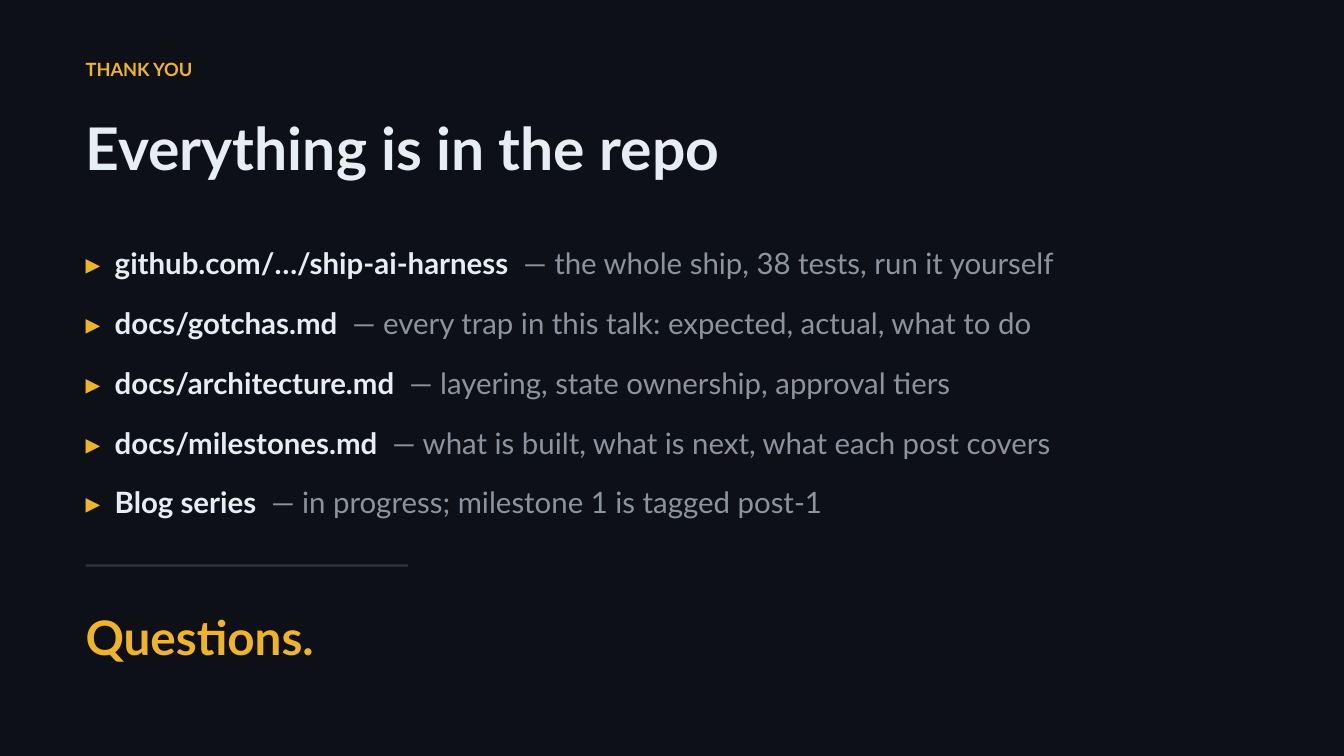
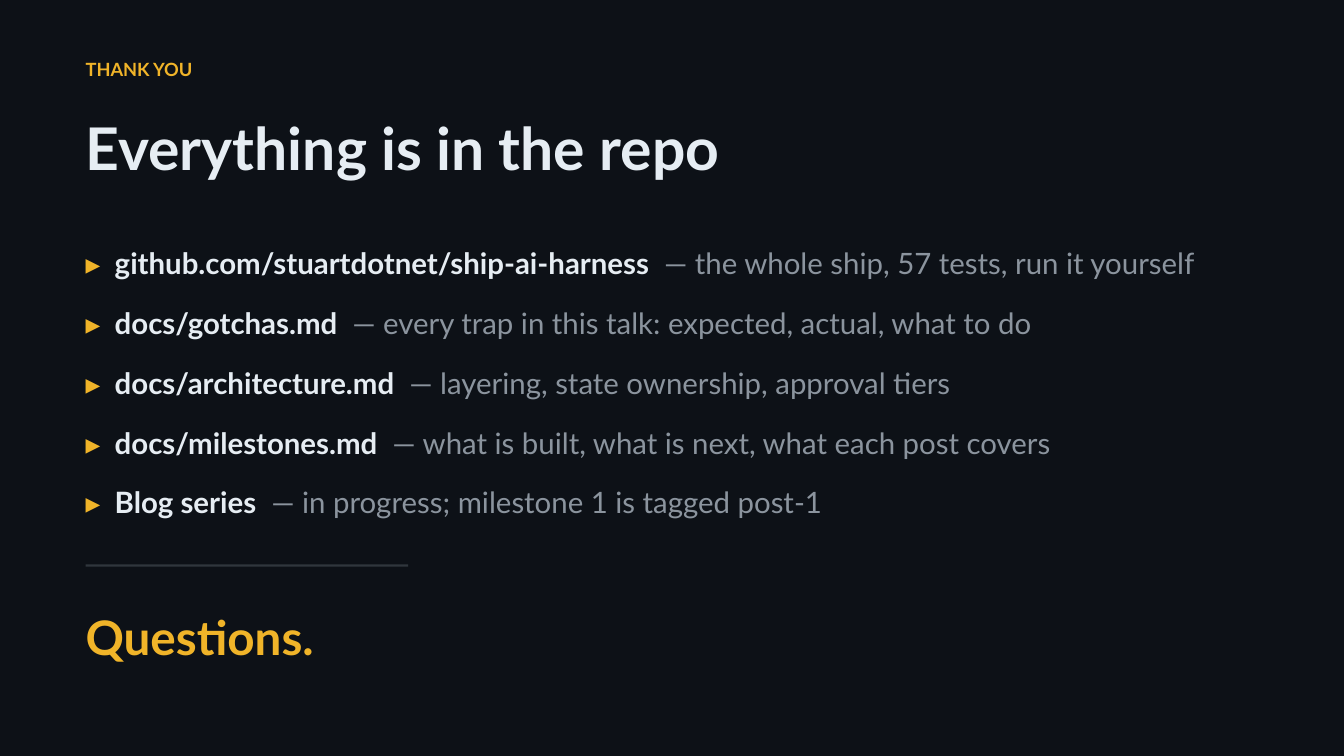
Before and after one commit to stuartdotnet/ship-ai-harness, a slide deck: slide 41 of docs/talk/ship-ai-harness-talk.pptx. Drawn at 1344x756 pixels with LibreOffice and Linux fonts; fonts in the diff are those of the drawing. Boxes give left, top, right and bottom in pixels: in the first picture for what was removed or moved away, otherwise in the second. Text is boxed around its words. In the diff, an @@ line names an element or a change of style, - is before the commit and + after.

```diff
--- a/docs/talk/ship-ai-harness-talk.pptx
+++ b/docs/talk/ship-ai-harness-talk.pptx
@@ text at (115, 252, 1194, 280): text changed; text colour #8B949E to #E6EDF3; bold on @@
-▸ github.com/…/ship-ai-harness — the whole ship, 38 tests, run it yourself
+▸ github.com/stuartdotnet/ship-ai-harness — the whole ship, 57 tests, run it yourself
```
Also in this commit, not shown: 5 other slides changed, 17 other files.
